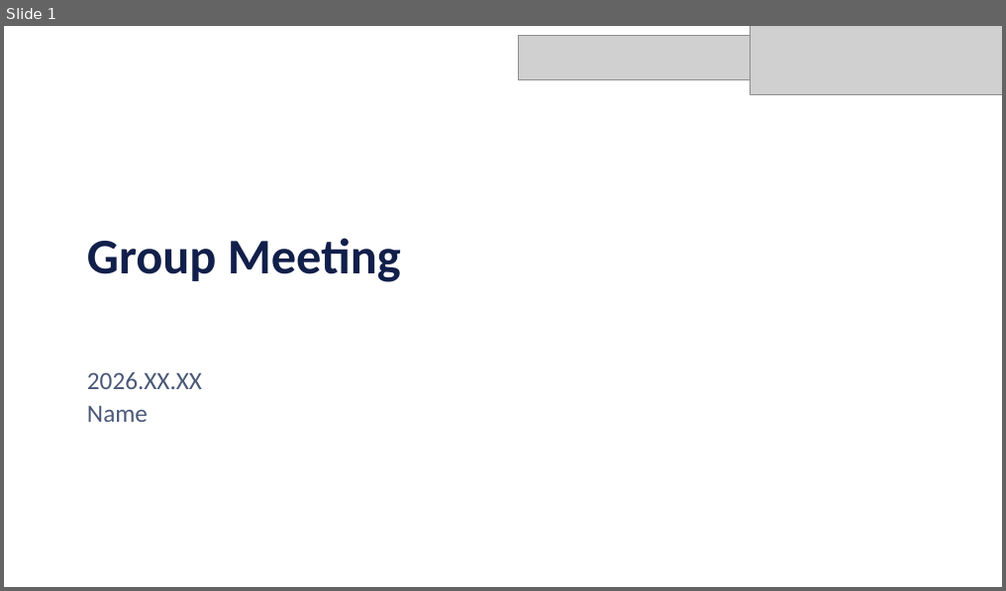
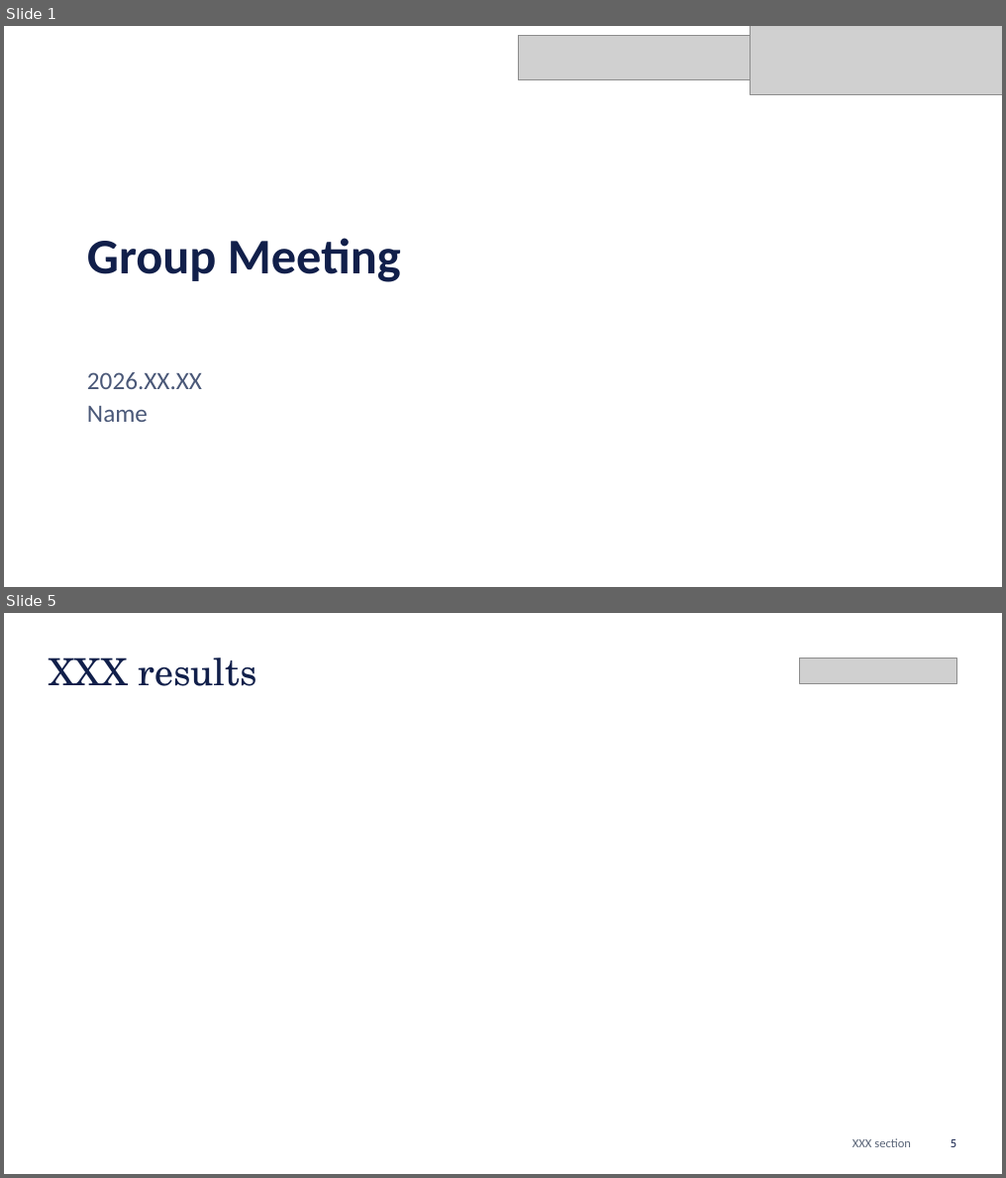
Before and after one commit to ezoiHY/pairs-group-meeting-skill, a slide deck: codex/pairs-group-meeting/assets/template.pptx. Shown one above the other, each under a label of ours: slide 1 before the commit, slides 1 and 5 after it; the slides between them are not shown. The pictures are 1006x591 and 1006x1178 pixels, drawn with LibreOffice and Linux fonts; fonts in the diff are those of the drawing; grey boxes stand for pictures; background and template pictures are left out. Boxes give left, top, right and bottom in pixels: in the first picture for what was removed or moved away, otherwise in the second. Text is boxed around its words. In the diff, an @@ line names an element or a change of style, - is before the commit and + after.

```diff
--- a/codex/pairs-group-meeting/assets/template.pptx
+++ b/codex/pairs-group-meeting/assets/template.pptx
@@ slide 5 added at box(4, 613, 1002, 1174), background #FFFFFF @@
@@ title added at box(49, 658, 257, 686), 36 pt, text #111F4A @@
+XXX results
@@ picture added at box(799, 658, 957, 683) @@
@@ text added at box(852, 1139, 911, 1148), 12 pt, text #5A6578 @@
+XXX section
@@ page number added at box(950, 1140, 956, 1148), 12 pt, text #111F4A @@
+5
```
Also in this commit, not shown: 4 other slides added, 3 slides removed, 34 other files.
